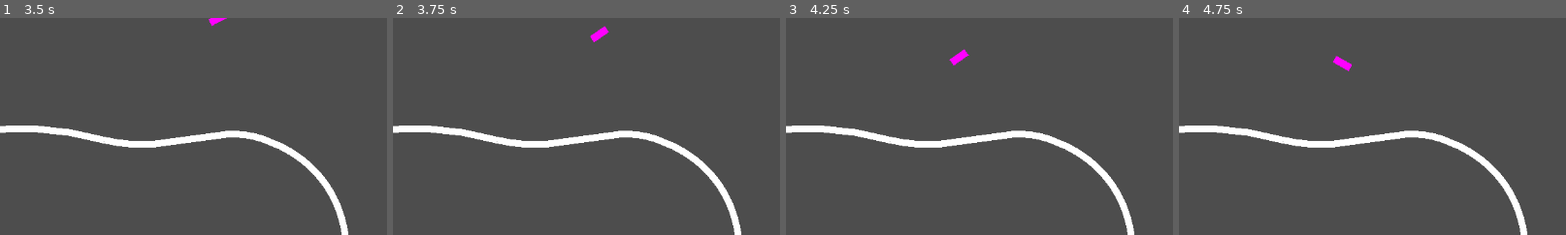
Above: before the commit, frames 1-4 (left to right).
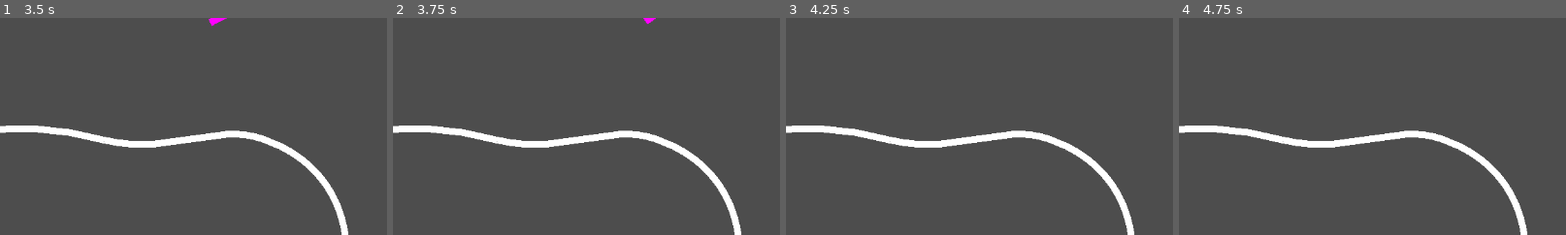
Above: after the commit, the same moments.

Repository: Timjb4235/three-brothers
Game: Godot game, scene res://scenes/main.tscn
The game is run twice, just before and just after one commit, with the same random seed, the same clock (stepped at 60 frames per second) and the same inputs.
Inputs:
- Up to frame 1 (3.5 s): hold Up (up) 0.53-2.03 s; hold A (left) from 2.03 s (still down)
- Up to frame 2 (3.75 s): release A (left) at 3.53 s; hold Down (down) from 3.53 s (still down)
- Up to frame 3 (4.25 s): keep holding Down (down)
- Up to frame 4 (4.75 s): release Down (down) at 4.28 s; hold Right (right) from 4.28 s (still down)
The pictures show only the part of the screen within x 32-82%, y 0-50%; the shares and areas given below are measured in that part.

Frame 1 is identical in both runs. In frame 2, 0.2% of the frame differs, in the area x 50-68%, y 0-12%; in frame 3, 0.2%; in frame 4, 0.2%.

Commit message:
Player movement fixed, collision info collected
# Conflicts:
#	scenes/player.gd

Diff:
--- a/scenes/player.gd
+++ b/scenes/player.gd
@@ -1,32 +1,43 @@
 extends CharacterBody2D
 
-const initial_speed = 50
-const friction = 0.98
-const accel_strength = 5
+const INITIAL_SPEED = 50
+const FRICTION = 0.98
+const ACCEL_STRENGTH = 5
+const ROTATION_STRENGTH = 2.5
+const MAX_SPEED = 250
 const rotation_strength = 2.5
 const max_speed = 250
 var acceleration = Vector2(0, 0)
 var rotation_input = 0
 var accel_input = 0
 var direction_change = 0
+# collision_layer and collision_mask defaults are 1
 
 # Called when the node enters the scene tree for the first time.
 func _ready():
-	velocity = Vector2(initial_speed * cos(deg_to_rad(rotation)), initial_speed * sin(deg_to_rad(rotation)))
+	velocity = Vector2(INITIAL_SPEED * cos(deg_to_rad(rotation)), INITIAL_SPEED * sin(deg_to_rad(rotation)))
+
+@warning_ignore("unused_parameter")
+func _process(delta):
+	pass
 
 # Called every frame. 'delta' is the elapsed time since the previous frame.
-func _process(delta):
-	get_input()
-	rotation += rotation_strength * rotation_input * delta
-	velocity *= friction ** delta
+func _physics_process(delta):
+	_get_input()
+	rotation += ROTATION_STRENGTH * rotation_input * delta
+	velocity *= FRICTION ** delta
 	velocity += transform.x * accel_input
-	if velocity.length() > max_speed:
-		velocity = transform.x * max_speed
-	move_and_collide(velocity * delta)
+	if velocity.length() > MAX_SPEED:
+		velocity = (velocity / velocity.length()) * MAX_SPEED
+	var collision_info = move_and_collide(velocity * delta)
+	if collision_info:
+		# Collision code goes here
+		pass
+
 
 # Receives input from the player via arrow keys
-func get_input():
+func _get_input():
 	rotation_input = Input.get_axis("left", "right")
-	accel_input = accel_strength * Input.get_axis("down", "up")
+	accel_input = ACCEL_STRENGTH * Input.get_axis("down", "up")
 	print(accel_input)
 	print(rotation_input)
